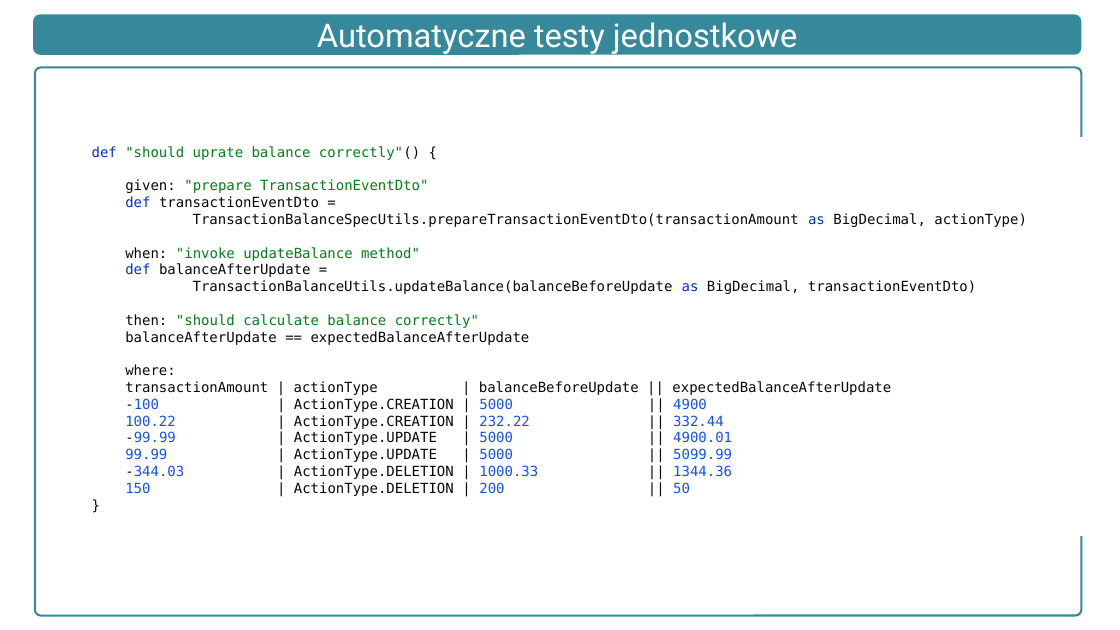
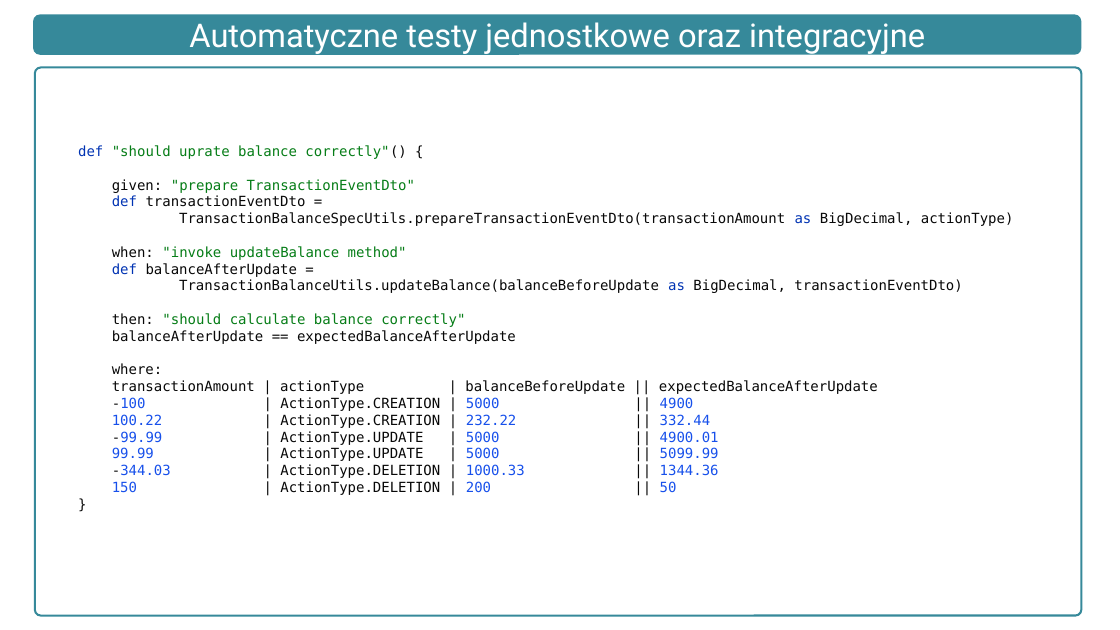
Before and after one commit to lukaszse/praca-dyplomowa, a slide deck: slide 8 of Prezentacja.pptx. Drawn at 1120x630 pixels with LibreOffice and Linux fonts; fonts in the diff are those of the drawing. Boxes give left, top, right and bottom in pixels: in the first picture for what was removed or moved away, otherwise in the second. Text is boxed around its words. In the diff, an @@ line names an element or a change of style, - is before the commit and + after.

```diff
--- a/Prezentacja.pptx
+++ b/Prezentacja.pptx
@@ text in rounded rectangle at (x1=189, y1=22, x2=925, y2=55): text changed @@
-Automatyczne testy jednostkowe
+Automatyczne testy jednostkowe oraz integracyjne
@@ text "def "should uprate balance correctly"() ..." moved from (x1=92, y1=146, x2=1027, y2=496) to (x1=78, y1=145, x2=1014, y2=495) @@
```
Also in this commit, not shown: 3 other files.
